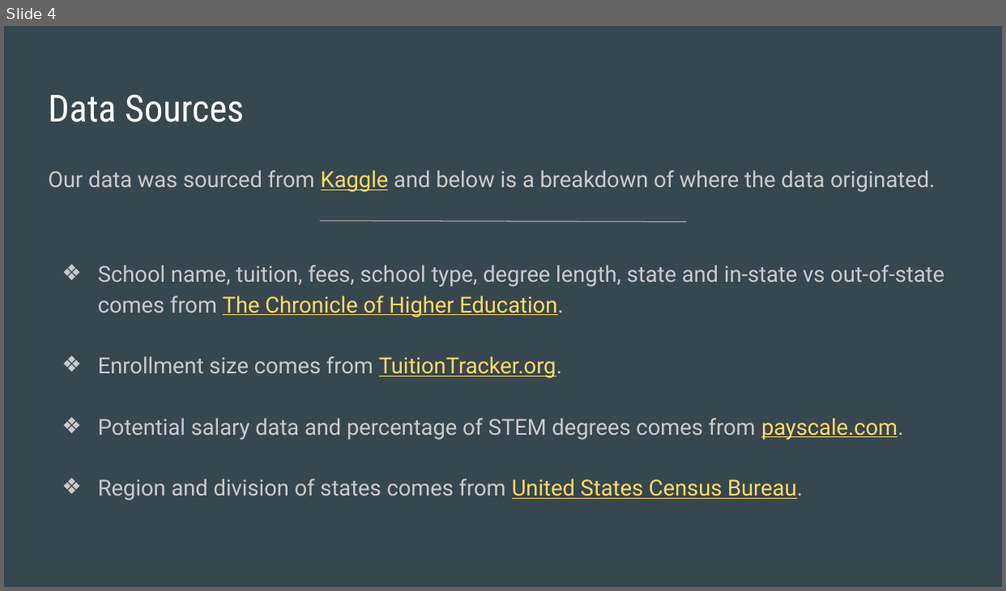
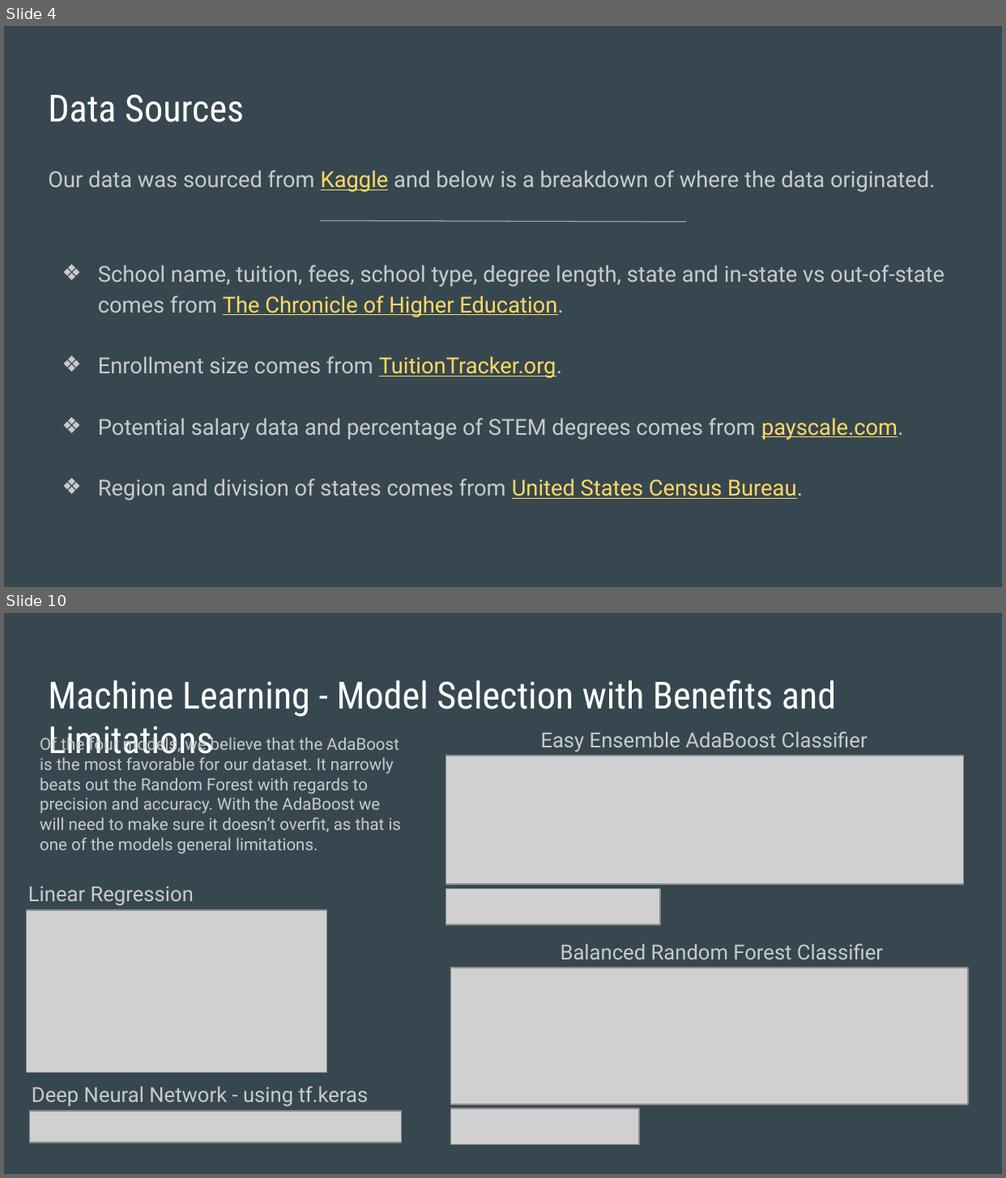
Before and after one commit to razon7/Group-Project, a slide deck: College_Costs_Career_Pay.pptx. Shown one above the other, each under a label of ours: slide 4 before the commit, slides 4 and 10 after it; the slides between them are not shown. The pictures are 1006x591 and 1006x1178 pixels, drawn with LibreOffice and Linux fonts; fonts in the diff are those of the drawing; grey boxes stand for pictures. Boxes give left, top, right and bottom in pixels: in the first picture for what was removed or moved away, otherwise in the second. Text is boxed around its words. In the diff, an @@ line names an element or a change of style, - is before the commit and + after.

```diff
--- a/College_Costs_Career_Pay.pptx
+++ b/College_Costs_Career_Pay.pptx
@@ slide 10 added at [4, 613, 1002, 1174], background #37474F @@
@@ title added at [48, 680, 836, 763], 27 pt, text #FFFFFF @@
+Machine Learning - Model Selection with Benefits and Limitations
@@ text added at [541, 731, 867, 752], 15 pt, text #CACACA @@
+Easy Ensemble AdaBoost Classifier
@@ text added at [40, 735, 402, 854], 12 pt, text #CACACA @@
+Of the four models, we believe that the AdaBoost is the most favorable for our dataset. It narrowly beats out the Random Forest with regards to precision and accuracy. With the AdaBoost we will need to make sure it doesn’t overfit, as that is one of the models general limitations.
@@ picture added at [446, 756, 963, 884] @@
@@ text added at [28, 886, 194, 906], 15 pt, text #CACACA @@
+Linear Regression
@@ picture added at [446, 888, 661, 924] @@
@@ picture added at [27, 910, 327, 1072] @@
@@ text added at [560, 943, 883, 960], 15 pt, text #CACACA @@
+Balanced Random Forest Classifier
@@ picture added at [450, 969, 967, 1105] @@
@@ text added at [32, 1086, 368, 1107], 15 pt, text #CACACA @@
+Deep Neural Network - using tf.keras
@@ picture added at [30, 1111, 401, 1143] @@
@@ picture added at [450, 1109, 639, 1145] @@
```
Also in this commit, not shown: 3 slides changed, 5 other slides added, 3 slides removed, 1 other file.
